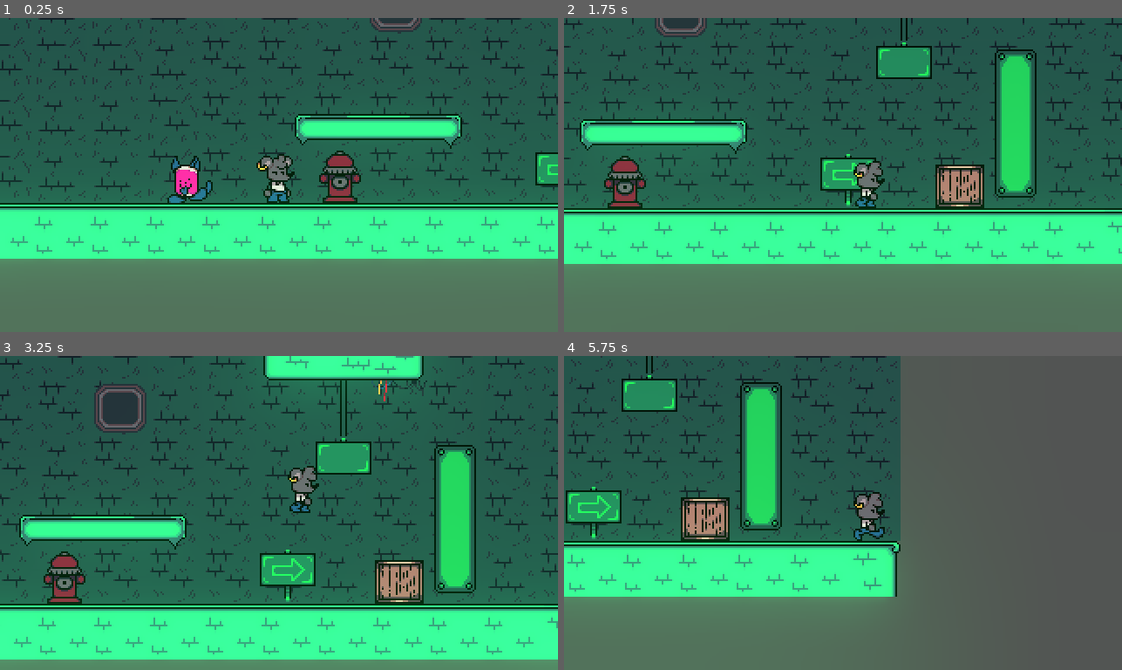
Above: before the commit, frames 1-4 (two rows, left to right).
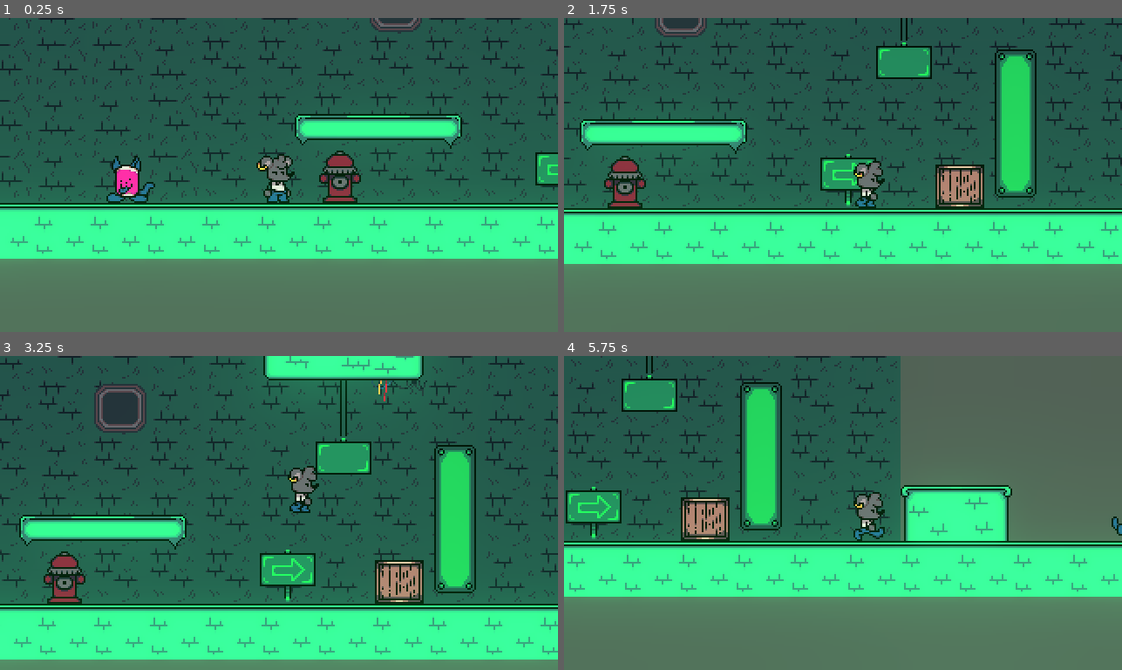
Above: after the commit, the same moments.

Repository: MonkeMango/sidealleysqueaks-source
Game: Godot game, scene res://scenes/Areas/testscene.tscn
Same seed, same stepped clock (60 frames per second), same inputs: the game is played once before the commit and once after it.
Inputs:
- Up to frame 1 (0.25 s): no input
- Up to frame 2 (1.75 s): hold Right (ui_right) from 0.53 s (still down); tap Space (jump) at 0.77, 1.52 s
- Up to frame 3 (3.25 s): release Right (ui_right) at 2.03 s; hold Left (ui_left) 2.03-2.78 s; hold Right (ui_right) from 2.78 s (still down); tap Space (jump) at 3.02 s
- Up to frame 4 (5.75 s): tap Space (jump) at 3.77, 4.52 s; release Right (ui_right) at 4.28 s; hold Left (ui_left) 4.28-5.03 s; hold Right (ui_right) from 5.03 s (still down)

The runs differ from the first frame. In frame 1, 1.4% of the frame differs, in the area x 19-39%, y 43-59%; in frame 2, 0.1%; in frame 3, less than 0.1%; in frame 4, 22%, in the area x 50-100%, y 38-100%.

Commit message:
Kankitties now turn at walls
basically just so i could learn how raycasts work (they are pretty easy)

Diff:
--- a/scenes/Areas/testscene.tscn
+++ b/scenes/Areas/testscene.tscn
@@ -557,7 +557,7 @@
 tile_set = SubResource( 1 )
 cell_size = Vector2( 32, 32 )
 format = 1
-tile_data = PoolIntArray( -65532, 3, 0, -65531, 4, 0, -65530, 5, 0, 4, 6, 0, 5, 7, 0, 6, 8, 0, 393209, 0, 0, 393210, 1, 0, 393211, 1, 0, 393212, 1, 0, 393213, 1, 0, 393214, 1, 0, 393215, 1, 0, 327680, 1, 0, 327681, 1, 0, 327682, 1, 0, 327683, 1, 0, 327684, 1, 0, 327685, 1, 0, 327686, 1, 0, 327687, 1, 0, 327688, 1, 0, 327689, 2, 0 )
+tile_data = PoolIntArray( -65532, 3, 0, -65531, 4, 0, -65530, 5, 0, 4, 6, 0, 5, 7, 0, 6, 8, 0, 262154, 0, 0, 262155, 2, 0, 262159, 0, 0, 262160, 2, 0, 393209, 0, 0, 393210, 1, 0, 393211, 1, 0, 393212, 1, 0, 393213, 1, 0, 393214, 1, 0, 393215, 1, 0, 327680, 1, 0, 327681, 1, 0, 327682, 1, 0, 327683, 1, 0, 327684, 1, 0, 327685, 1, 0, 327686, 1, 0, 327687, 1, 0, 327688, 1, 0, 327689, 1, 0, 327690, 1, 0, 327691, 1, 0, 327692, 1, 0, 327693, 1, 0, 327694, 1, 0, 327695, 1, 0, 327696, 1, 0, 327697, 2, 0 )
 
 [node name="WorldEnvironment" type="WorldEnvironment" parent="."]
 environment = SubResource( 4 )
@@ -597,7 +597,10 @@
 anims/RESET = SubResource( 12 )
 
 [node name="Kankitty" parent="." instance=ExtResource( 6 )]
-position = Vector2( -71, 142 )
+position = Vector2( -106, 149 )
+
+[node name="Kankitty2" parent="." instance=ExtResource( 6 )]
+position = Vector2( 409, 149 )
 
 [node name="Player" parent="." instance=ExtResource( 1 )]
 position = Vector2( -19, 143 )
--- a/src/Enemies/Kankitty.gd
+++ b/src/Enemies/Kankitty.gd
@@ -4,16 +4,17 @@
 
 export var gravity:float = 20
 export var maxfallspeed:float = 340
-export var numsteps:int = 20
-export var speed:float = 25
-export var offstepspeed:float = .2
-export var turnprecision:float = .1e-2
+export var numsteps:int = 31
+export var speed:float = 30
+export var offstepspeed:float = 0.005
+export var turnprecision:float = .5e-2
 
 var velocity := Vector2()
 var targetxspeed:float = 0
-var steps:int = 0
+var steps:int = ceil(float(numsteps) / 2)
 
-onready var sprite := $AnimatedSprite
+onready var collider := $CollisionShape2D
+onready var wallcast := $CollisionShape2D/Wallcast
 
 func _physics_process(delta):
 	# strokin...
@@ -23,12 +24,18 @@
 
 	velocity = move_and_slide(velocity, UP)
 
+func calc_xspeed():
+	targetxspeed = speed * -sign(collider.scale.x)
+	if steps % 2 != 0:
+		targetxspeed *= offstepspeed
+
 func _on_AnimatedSprite_frame_changed():
-	if steps % 2 == 0:
-		targetxspeed = speed * -sign(sprite.scale.x)
-	else:
-		targetxspeed *= offstepspeed
-	if steps > numsteps:
+	calc_xspeed()
+	var stepturn = steps > numsteps
+	var mustturn = !stepturn and wallcast.is_colliding()
+	if stepturn or mustturn:
 		steps = 0
-		sprite.scale.x *= -1
+		collider.scale.x *= -1
+		if mustturn:
+			calc_xspeed()
 	steps += 1
--- a/src/Enemies/Kankitty.tscn
+++ b/src/Enemies/Kankitty.tscn
@@ -7,6 +7,9 @@
 [ext_resource path="res://assets/sprites/kankitty/die1.png" type="Texture" id=5]
 [ext_resource path="res://assets/sprites/kankitty/walk3.png" type="Texture" id=6]
 [ext_resource path="res://src/Enemies/Kankitty.gd" type="Script" id=7]
+
+[sub_resource type="RectangleShape2D" id=2]
+extents = Vector2( 6.5, 10.5 )
 
 [sub_resource type="SpriteFrames" id=1]
 animations = [ {
@@ -21,22 +24,24 @@
 "speed": 5.0
 } ]
 
-[sub_resource type="RectangleShape2D" id=2]
-extents = Vector2( 6.5, 10.5 )
-
 [node name="Kankitty" type="KinematicBody2D"]
 collision_layer = 2
 collision_mask = 3
 script = ExtResource( 7 )
 
-[node name="AnimatedSprite" type="AnimatedSprite" parent="."]
+[node name="CollisionShape2D" type="CollisionShape2D" parent="."]
+shape = SubResource( 2 )
+
+[node name="AnimatedSprite" type="AnimatedSprite" parent="CollisionShape2D"]
+position = Vector2( 0, -5 )
 frames = SubResource( 1 )
 animation = "walk"
-frame = 1
+frame = 2
 playing = true
+offset = Vector2( 1, 0 )
 
-[node name="CollisionShape2D" type="CollisionShape2D" parent="."]
-position = Vector2( -1, 4.5 )
-shape = SubResource( 2 )
+[node name="Wallcast" type="RayCast2D" parent="CollisionShape2D"]
+enabled = true
+cast_to = Vector2( -10, 0 )
 
-[connection signal="frame_changed" from="AnimatedSprite" to="." method="_on_AnimatedSprite_frame_changed"]
+[connection signal="frame_changed" from="CollisionShape2D/AnimatedSprite" to="." method="_on_AnimatedSprite_frame_changed"]
